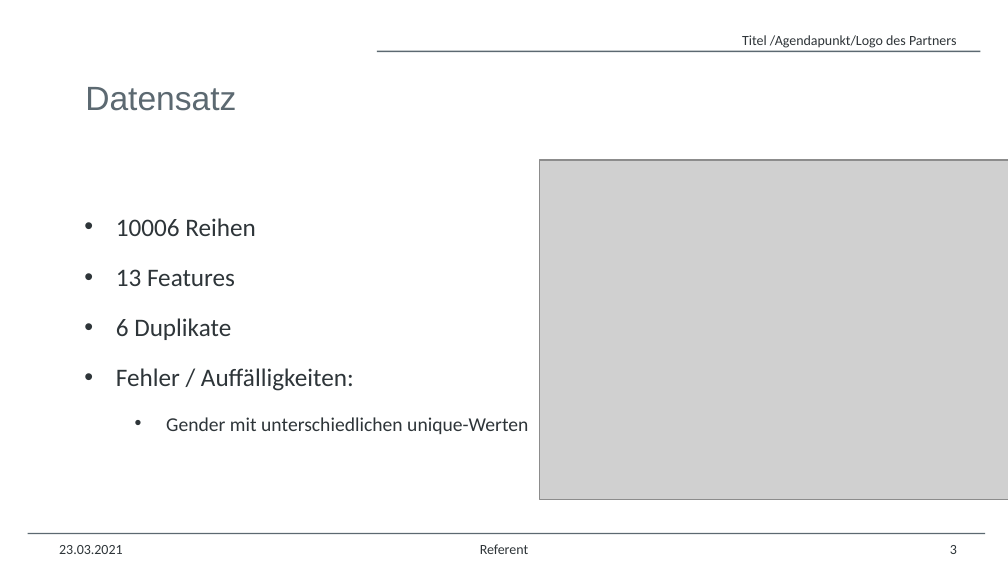
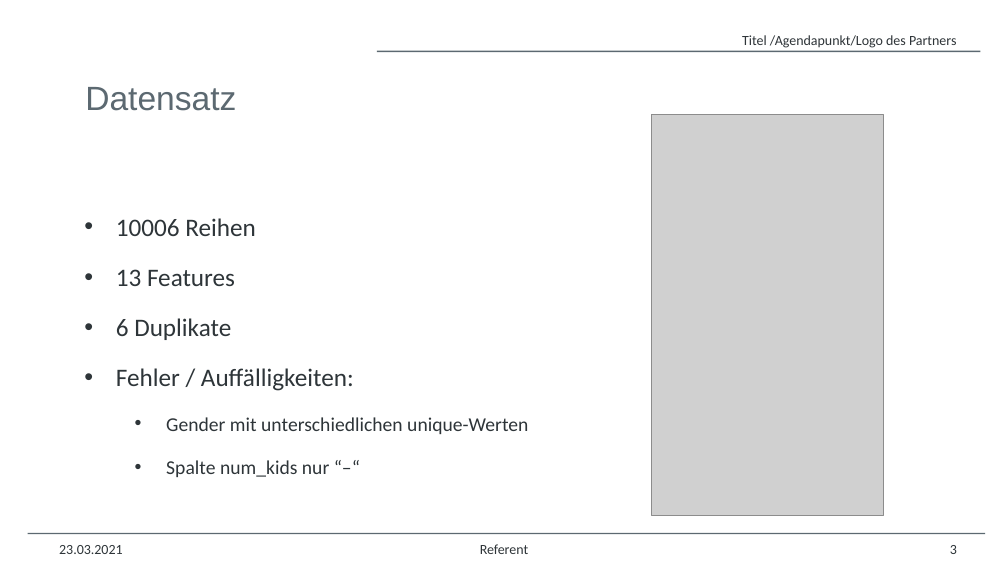
Before and after one commit to Hey1Ho/DSKI-Visual_Bank-Customers, a slide deck: slide 3 of 2025_02_21_Vortrag_Gruppenarbeit.pptx. Drawn at 1008x567 pixels with LibreOffice and Linux fonts; fonts in the diff are those of the drawing; grey boxes stand for pictures; background and template pictures are left out. Boxes give left, top, right and bottom in pixels: in the first picture for what was removed or moved away, otherwise in the second. Text is boxed around its words. In the diff, an @@ line names an element or a change of style, - is before the commit and + after.

Commit message:
update PP

```diff
--- a/2025_02_21_Vortrag_Gruppenarbeit.pptx
+++ b/2025_02_21_Vortrag_Gruppenarbeit.pptx
@@ picture added at (x1=652, y1=114, x2=884, y2=515) @@
@@ picture removed at (x1=540, y1=160, x2=1008, y2=500) @@
@@ text at (x1=166, y1=460, x2=329, y2=477): paragraph added @@
+  • Spalte num_kids nur “–“
```
Also in this commit, not shown: 1 slide added.
